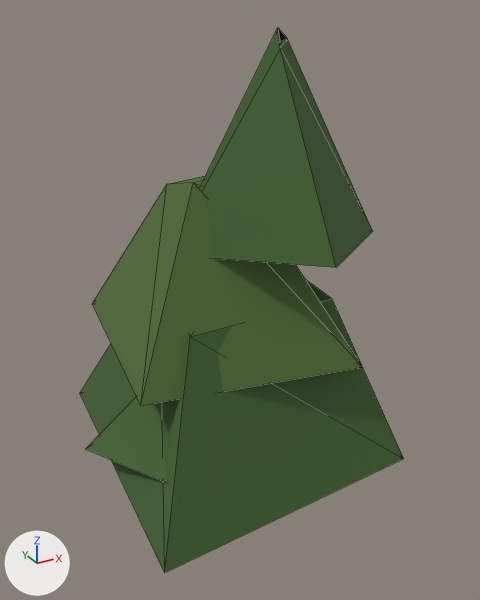
A saved change to the glTF model assets/models/nature/tree_pine_c.glb.
Before and after are seen from a 50 mm lens placed at (-45.0, -89.6, 81.8), pointed at (2.8, -2.8, 38.4). The axes (+X, +Y, +Z) are drawn at lower left. The lights are the same throughout. The picture after the commit comes second. Mesh edges are drawn as thin lines. Where no turn or scale is listed for an object, it has been applied to the vertices.

The scene before the commit, as lines of its bpy script (objects in view):
```python
ob_skirt = bpy.data.objects.new('skirt', me_cube_001)
ob_skirt.parent = ob_tree_pine_c
ob_skirt.location = (1.319, -0.858, 27.5)
ob_skirt.rotation_euler = (0.0, 0.0, 0.0174)  # degrees (0, 0, 1)
ob_skirt.scale = (45.7, 45.1, 27.0)
ob_skirt_001 = bpy.data.objects.new('skirt.001', me_cube_002)
ob_skirt_001.parent = ob_tree_pine_c
ob_skirt_001.location = (-0.0932, 0.481, 44.0)
ob_skirt_001.rotation_euler = (0.0, 0.0, -0.163)  # degrees (0, 0, -9.3)
ob_skirt_001.scale = (33.3, 33.4, 26.0)
ob_skirt_002 = bpy.data.objects.new('skirt.002', me_cube_003)
ob_skirt_002.parent = ob_tree_pine_c
ob_skirt_002.location = (8.293, -5.047, 63.0)
ob_skirt_002.rotation_euler = (0.0, 0.0, 0.68)  # degrees (0, 0, 39)
ob_skirt_002.scale = (23.0, 24.3, 30.0)
ob_spur = bpy.data.objects.new('spur', me_cube_004)
ob_spur.parent = ob_tree_pine_c
ob_spur.location = (-9.474, -6.52, 25.0)
ob_spur.rotation_euler = (0.0, 0.0, -2.705)  # degrees (0, 0, -155)
ob_spur.scale = (26.0, 18.2, 10.0)
```
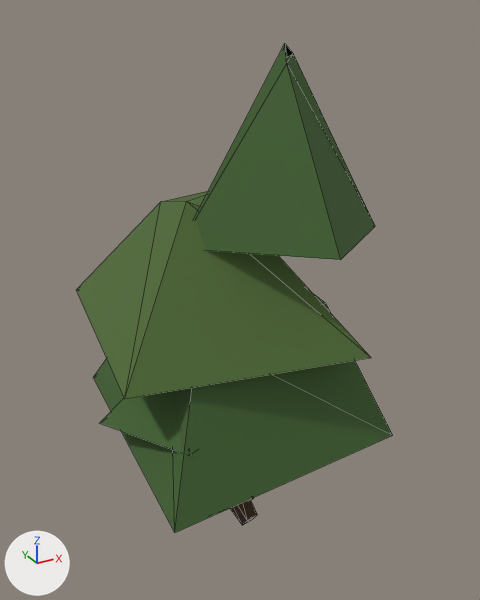
Where the newer file only moved an object's origin or applied its transform, the numbers keep the older frame.

The change, as a list of edits to the scene's bpy script:
```text
Change ob_skirt:
    ob_skirt.location: (1.319, -0.858, 27.5) -> (1.835, -1.087, 29.0)
    ob_skirt.scale: (45.7, 45.1, 27.0) -> (41.8, 41.2, 22.0)
Change ob_skirt_001:
    ob_skirt_001.location: (-0.0932, 0.481, 44.0) -> (-0.762, 1.334, 43.5)
    ob_skirt_001.scale: (33.3, 33.4, 26.0) -> (36.3, 36.4, 21.0)
Change ob_skirt_002:
    ob_skirt_002.location: (8.293, -5.047, 63.0) -> (9.057, -5.665, 62.5)
    ob_skirt_002.scale: (23.0, 24.3, 30.0) -> (22.0, 23.2, 27.0)
Change ob_spur:
    ob_spur.location: (-9.474, -6.52, 25.0) -> (-8.034, -6.335, 28.5)
    ob_spur.scale: (26.0, 18.2, 10.0) -> (24.0, 16.8, 9.0)
```

Where the change shows, as pixel boxes (x1, y1, x2, y2) in the pictures (480 x 600 px):
'skirt', moved, rescaled (7% narrower, 19% shorter)
    before: (80, 279, 404, 573)
    after: (93, 295, 393, 532)
'skirt.001', moved, rescaled (9% wider, 10% shorter)
    before: (92, 176, 362, 406)
    after: (76, 191, 371, 399)
'skirt.002', moved, rescaled
    before: (201, 28, 372, 268)
    after: (195, 44, 375, 260)
'spur', moved, rescaled
    before: (86, 397, 166, 482)
    after: (100, 390, 193, 455)
